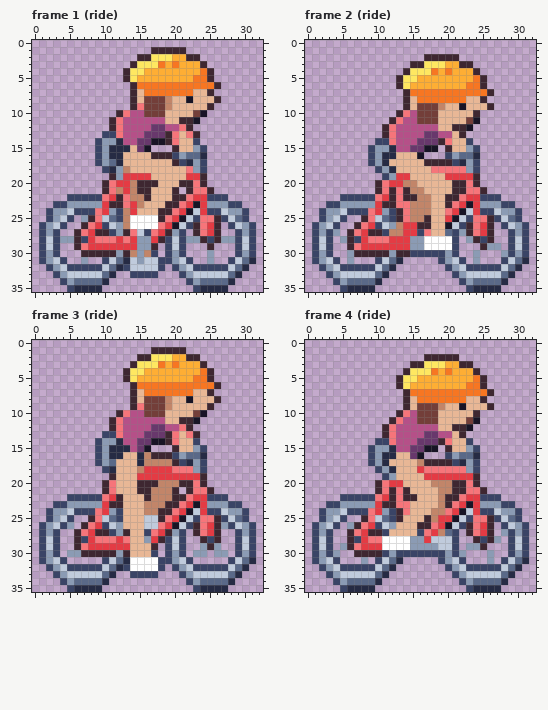
Pixel-art file: art/ambient/ambient-bike@50.aseprite. Above: the version before the commit.
33x36 pixels, 4 frames. Shown: frame 1 (ride), frame 2 (ride), frame 3 (ride), frame 4 (ride).
Now the later version:
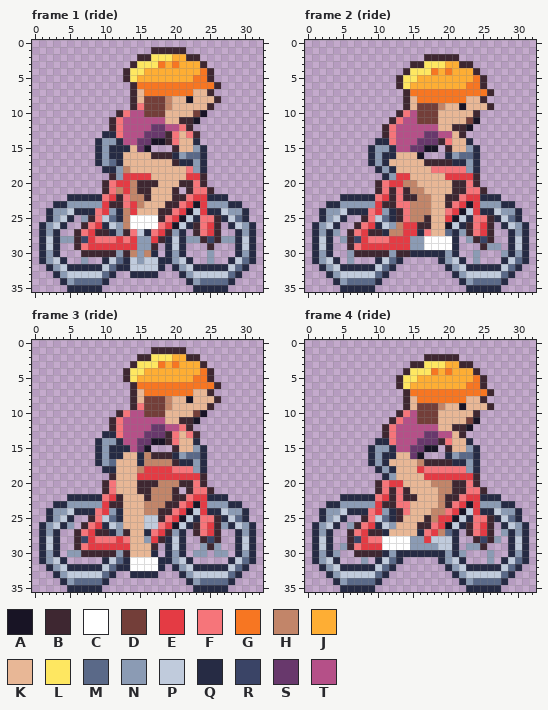
Palette (. is transparent): A #181425  B #3e2731  C #ffffff  D #733e39  E #e43b44  F #f6757a  G #f77622  H #c28569  J #feae34  K #e8b796  L #fee761  M #5a6988  N #8b9bb4  P #c0cbdc  Q #262b44  R #3a4466  S #68386c  T #b55088
Diff:
Frame 1 (ride):
y 13: x 10..11 RR -> QQ
y 14: x 9 R -> Q; x 23 R -> Q
y 15: x 9 R -> Q; x 24 R -> Q
y 16: x 9 R -> Q; x 20 R -> Q
y 17: x 9 R -> Q; x 21 R -> Q; x 24 R -> Q
y 18: x 10 R -> Q; x 24 R -> Q
y 22: x 5..9 RRRRR -> QQQQQ; x 25..27 RRR -> QQQ
y 23: x 3..4 RR -> QQ; x 28..29 RR -> QQ
y 24: x 2 R -> Q; x 6..8 RRR -> QQQ; x 12 R -> Q; x 25..26 RR -> QQ; x 30 R -> Q
y 25: x 2 R -> Q; x 5 R -> Q; x 12 R -> Q; x 23 R -> Q; x 27 R -> Q; x 30 R -> Q
y 26: x 1 R -> Q; x 4 R -> Q; x 10 R -> Q; x 22 R -> Q; x 28 R -> Q; x 31 R -> Q
y 27: x 1 R -> Q; x 3 R -> Q; x 11 R -> Q; x 16 R -> Q; x 21 R -> Q; x 29 R -> Q; x 31 R -> Q
y 28..29: x 1 R -> Q; x 3 R -> Q; x 19 R -> Q; x 21 R -> Q; x 29 R -> Q; x 31 R -> Q
y 30: x 1 R -> Q; x 3 R -> Q; x 17 R -> Q; x 19 R -> Q; x 21 R -> Q; x 29 R -> Q; x 31 R -> Q
y 31: x 1 R -> Q; x 4 R -> Q; x 10 R -> Q; x 18..19 RR -> QQ; x 22 R -> Q; x 28 R -> Q
y 32: x 2 R -> Q; x 5..9 RRRRR -> QQQQQ; x 13 R -> Q; x 18 R -> Q; x 20 R -> Q; x 23..27 RRRRR -> QQQQQ
y 33: x 3 R -> Q; x 14..17 RRRR -> QQQQ; x 21 R -> Q
y 34: x 4 R -> Q; x 22 R -> Q
y 35: x 5 R -> Q; x 23 R -> Q
Frame 2 (ride):
y 14: x 10..11 RR -> QQ; x 23 R -> Q
y 15: x 9 R -> Q; x 24 R -> Q
y 16: x 9 R -> Q; x 20 R -> Q
y 17: x 9 R -> Q; x 21 R -> Q; x 24 R -> Q
y 18: x 10 R -> Q; x 24 R -> Q
y 19: x 11 R -> Q
y 22: x 5..9 RRRRR -> QQQQQ; x 25..27 RRR -> QQQ
y 23: x 3..4 RR -> QQ; x 28..29 RR -> QQ
y 24: x 2 R -> Q; x 6..8 RRR -> QQQ; x 12 R -> Q; x 25..26 RR -> QQ; x 30 R -> Q
y 25: x 2 R -> Q; x 5 R -> Q; x 12 R -> Q; x 23 R -> Q; x 27 R -> Q; x 30 R -> Q
y 26: x 1 R -> Q; x 4 R -> Q; x 10 R -> Q; x 22 R -> Q; x 28 R -> Q; x 31 R -> Q
y 27: x 1 R -> Q; x 3 R -> Q; x 11 R -> Q; x 16 R -> Q; x 21 R -> Q; x 29 R -> Q; x 31 R -> Q
y 28..29: x 1 R -> Q; x 3 R -> Q; x 21 R -> Q; x 29 R -> Q; x 31 R -> Q
y 30: x 1 R -> Q; x 3 R -> Q; x 15..19 RRRRR -> QQQQQ; x 21 R -> Q; x 29 R -> Q; x 31 R -> Q
y 31: x 1 R -> Q; x 4 R -> Q; x 10 R -> Q; x 19 R -> Q; x 22 R -> Q; x 28 R -> Q
y 32: x 2 R -> Q; x 5..9 RRRRR -> QQQQQ; x 20 R -> Q; x 23..27 RRRRR -> QQQQQ
y 33: x 3 R -> Q; x 21 R -> Q
y 34: x 4 R -> Q; x 22 R -> Q
y 35: x 5 R -> Q; x 23 R -> Q
Frame 3 (ride): the same change as frame 1 (ride)
Frame 4 (ride):
y 14: x 10..11 RR -> QQ; x 23 R -> Q
y 15: x 9 R -> Q; x 24 R -> Q
y 16: x 9 R -> Q; x 20 R -> Q
y 17: x 9 R -> Q; x 21 R -> Q; x 24 R -> Q
y 18: x 10 R -> Q; x 24 R -> Q
y 19: x 11 R -> Q
y 22: x 5..9 RRRRR -> QQQQQ; x 25..27 RRR -> QQQ
y 23: x 3..4 RR -> QQ; x 28..29 RR -> QQ
y 24: x 2 R -> Q; x 6..8 RRR -> QQQ; x 12 R -> Q; x 25..26 RR -> QQ; x 30 R -> Q
y 25: x 2 R -> Q; x 5 R -> Q; x 12 R -> Q; x 23 R -> Q; x 27 R -> Q; x 30 R -> Q
y 26: x 1 R -> Q; x 4 R -> Q; x 10 R -> Q; x 22 R -> Q; x 28 R -> Q; x 31 R -> Q
y 27: x 1 R -> Q; x 3 R -> Q; x 11 R -> Q; x 16 R -> Q; x 21 R -> Q; x 29 R -> Q; x 31 R -> Q
y 28..29: x 1 R -> Q; x 3 R -> Q; x 21 R -> Q; x 29 R -> Q; x 31 R -> Q
y 30: x 1 R -> Q; x 3 R -> Q; x 11 R -> Q; x 13..19 RRRRRRR -> QQQQQQQ; x 21 R -> Q; x 29 R -> Q; x 31 R -> Q
y 31: x 1 R -> Q; x 4 R -> Q; x 10 R -> Q; x 19 R -> Q; x 22 R -> Q; x 28 R -> Q
y 32: x 2 R -> Q; x 5..9 RRRRR -> QQQQQ; x 20 R -> Q; x 23..27 RRRRR -> QQQQQ
y 33: x 3 R -> Q; x 21 R -> Q
y 34: x 4 R -> Q; x 22 R -> Q
y 35: x 5 R -> Q; x 23 R -> Q
Where, in picture pixels (left, top, right, bottom), the same in both pictures:
changed: (39, 131, 256, 292)
changed: (312, 138, 529, 292)
changed: (39, 431, 256, 592)
changed: (312, 438, 529, 592)
